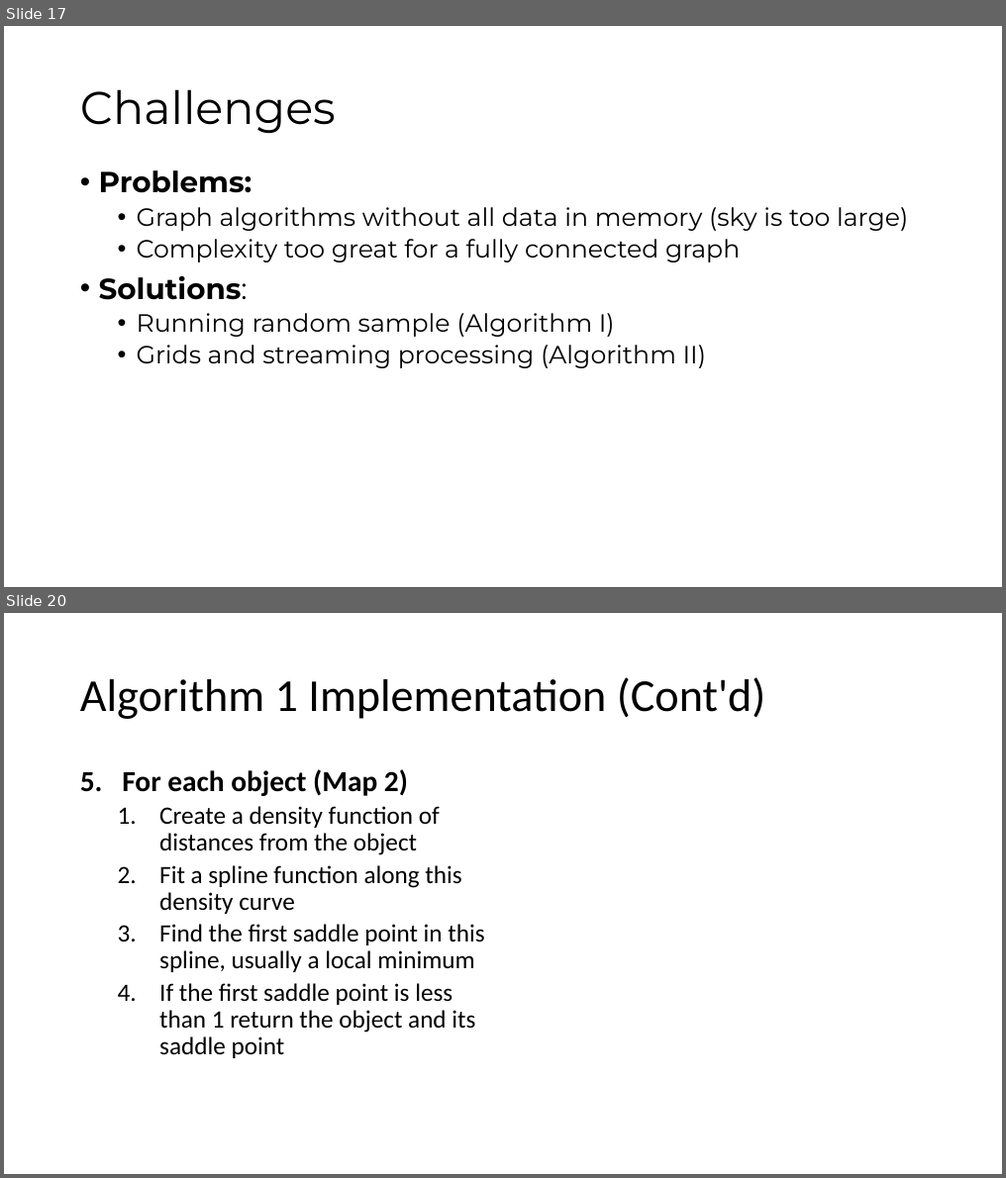
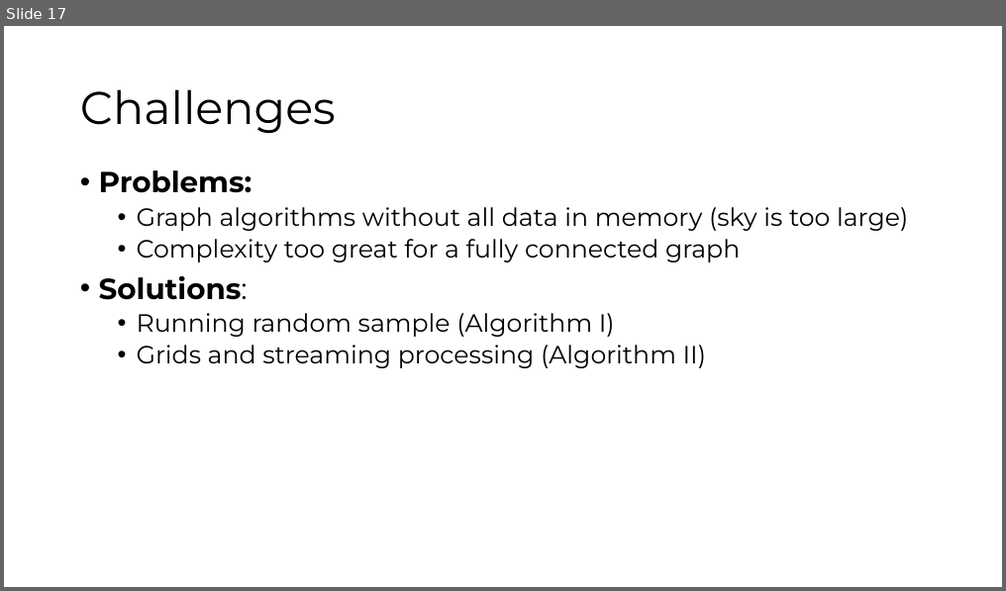
Before and after one commit to ibhojwani/seip_big_data, a slide deck: Presentation.pptx. Shown one above the other, each under a label of ours: slides 17 and 20 before the commit, slide 17 after it; the slides between them are not shown. The pictures are 1006x1178 and 1006x591 pixels, drawn with LibreOffice and Linux fonts; fonts in the diff are those of the drawing. Boxes give left, top, right and bottom in pixels: in the first picture for what was removed or moved away, otherwise in the second. Text is boxed around its words. In the diff, an @@ line names an element or a change of style, - is before the commit and + after.

```diff
--- a/Presentation.pptx
+++ b/Presentation.pptx
@@ slide 20 removed at (4,613,1002,1174), background #FFFFFF @@
@@ title removed at (80,677,766,719) @@
-Algorithm 1 Implementation (Cont'd)
@@ text removed at (122,769,484,1059) @@
-5. For each object (Map 2)
-  1. Create a density function of distances from the object
-  2. Fit a spline function along this density curve
-  3. Find the first saddle point in this spline, usually a local minimum
-  4. If the first saddle point is less than 1 return the object and its saddle point
```
Also in this commit, not shown: 2 slides changed, 6 other slides removed, 1 other file.
